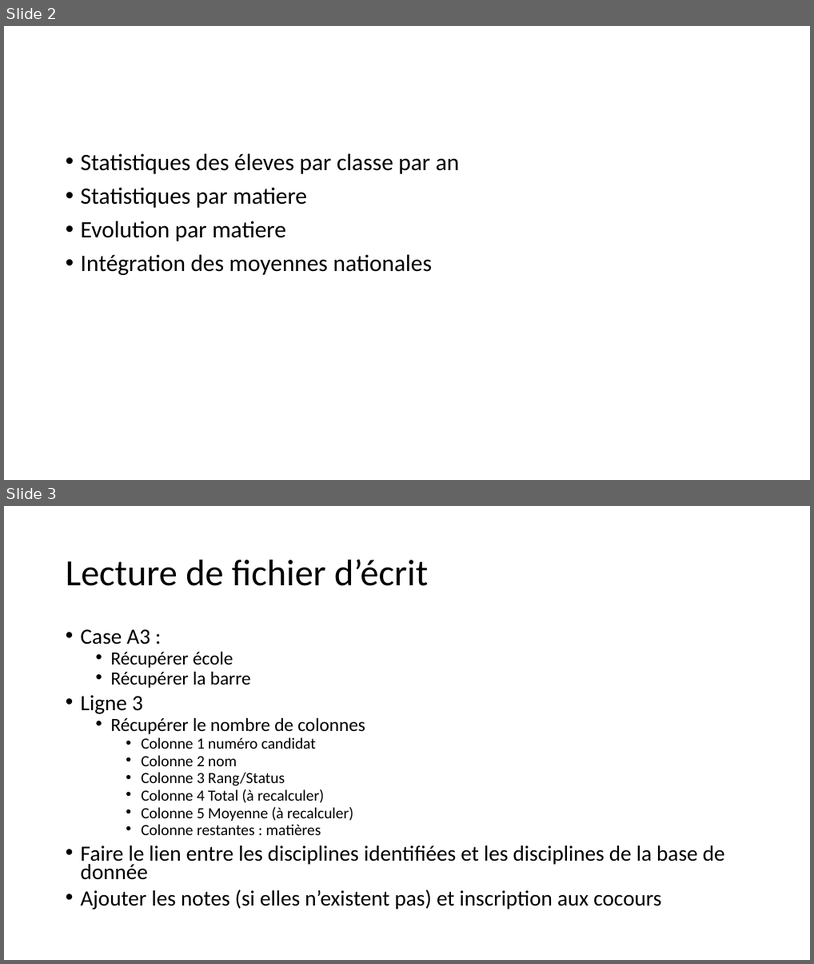
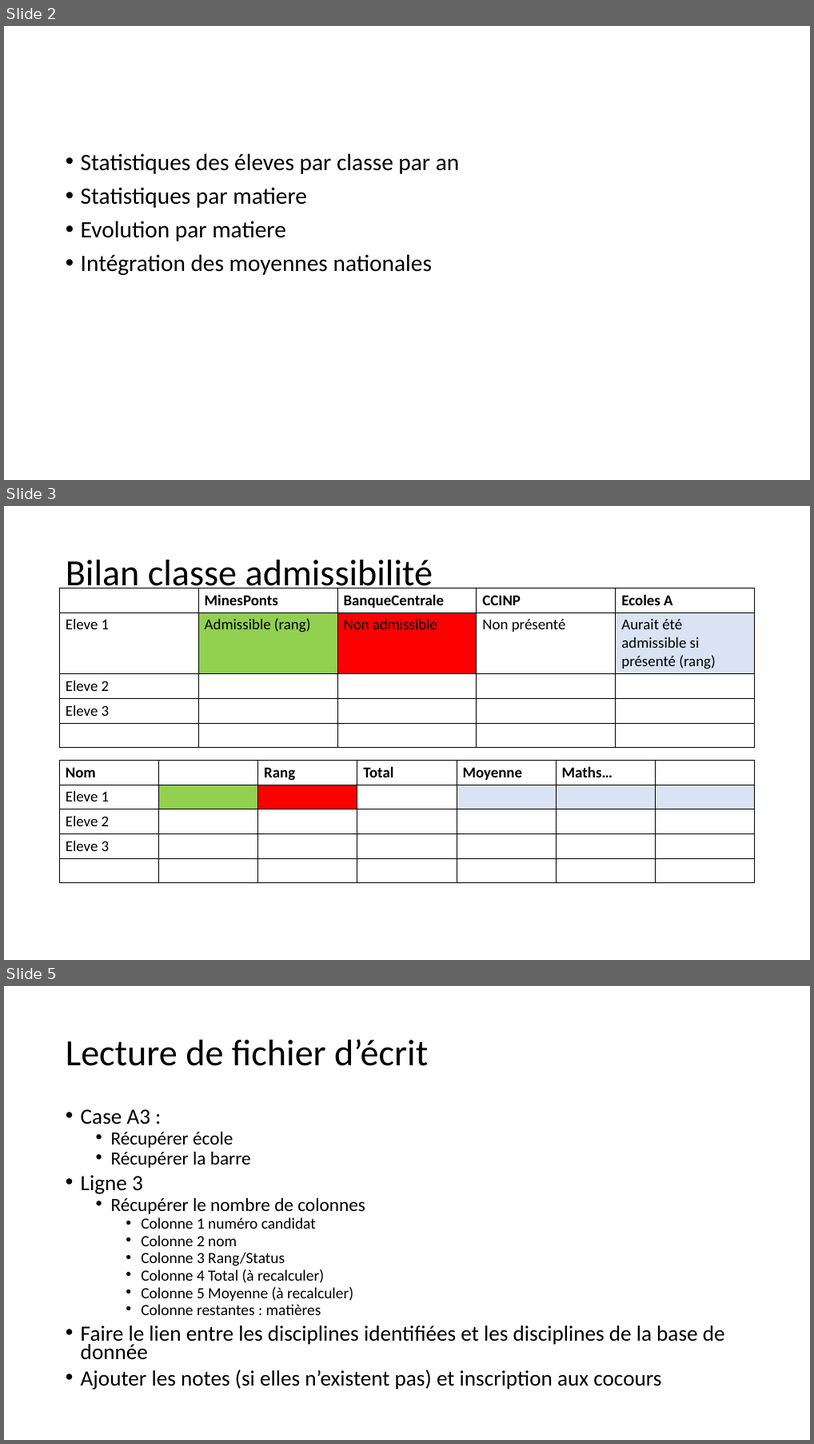
Before and after one commit to xpessoles/EvaluationCompetences, a slide deck: BilanConcours/Besoin.pptx. Shown one above the other, each under a label of ours: slides 2 and 3 before the commit, slides 2, 3 and 5 after it; the slides between them are not shown. The pictures are 814x964 and 814x1444 pixels, drawn with LibreOffice and Linux fonts; fonts in the diff are those of the drawing. Boxes give left, top, right and bottom in pixels: in the first picture for what was removed or moved away, otherwise in the second. Text is boxed around its words. In the diff, an @@ line names an element or a change of style, - is before the commit and + after.

```diff
--- a/BilanConcours/Besoin.pptx
+++ b/BilanConcours/Besoin.pptx
@@ slide 3 added at (x1=4, y1=506, x2=810, y2=960), background #FFFFFF @@
@@ title added at (x1=66, y1=560, x2=433, y2=595), 44 pt, text #000000 @@
+Bilan classe admissibilité
@@ table added at (x1=60, y1=588, x2=755, y2=746), 5 rows, 5 columns @@
+ | MinesPonts | BanqueCentrale | CCINP | Ecoles A
+Eleve 1 | Admissible (rang) | Non admissible | Non présenté | Aurait été admissible si présenté (rang)
+Eleve 2 |  |  |  | 
+Eleve 3 |  |  |  | 
+ |  |  |  | 
@@ table added at (x1=60, y1=760, x2=754, y2=883), 5 rows, 7 columns @@
+Nom |  | Rang | Total | Moyenne | Maths… | 
+Eleve 1 |  |  |  |  |  | 
+Eleve 2 |  |  |  |  |  | 
+Eleve 3 |  |  |  |  |  | 
+ |  |  |  |  |  | 
@@ what was slide 3 is now slide 5 @@
```
Also in this commit, not shown: 1 other slide added, 3 other files.
